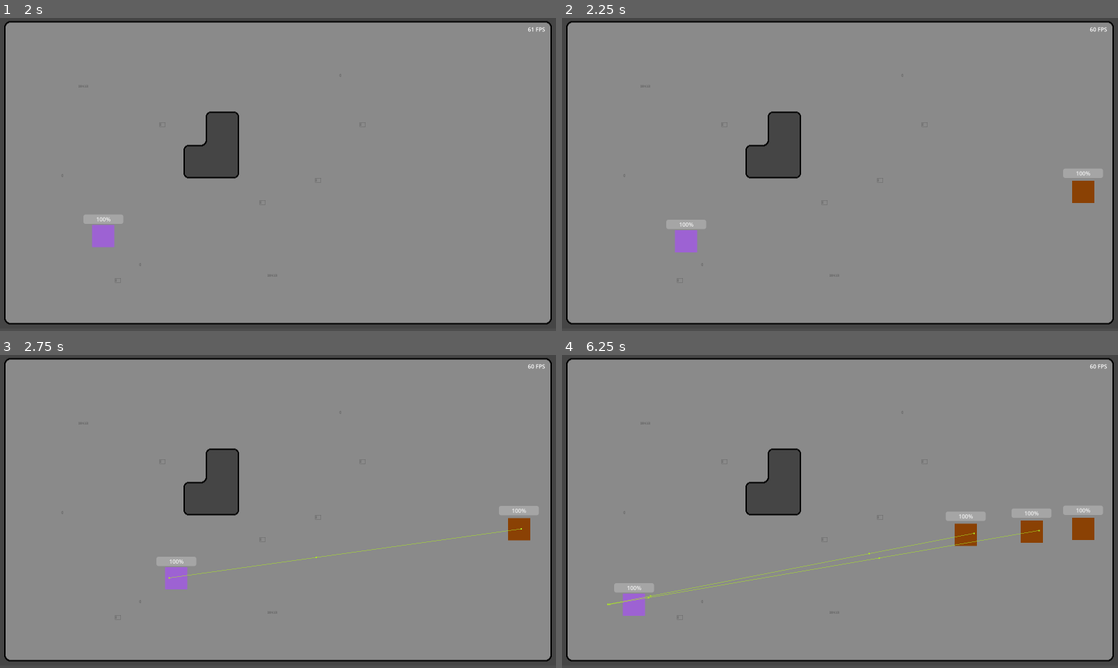
Above: before the commit, frames 1-4 (two rows, left to right).
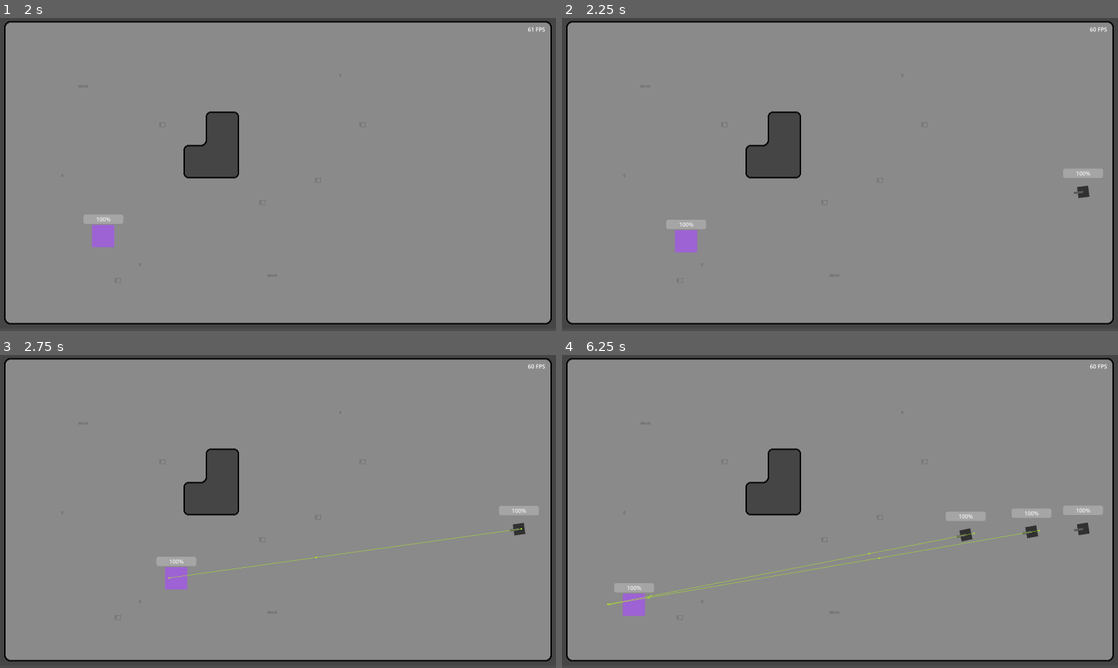
Above: after the commit, the same moments.

Repository: MikeBeasterfeld/bezerk-godot
Game: Godot game, scene res://scene/gameboard.tscn
Same seed, same stepped clock (60 frames per second), same inputs: the game is played once before the commit and once after it.
Inputs:
- Up to frame 1 (2 s): tap Enter at 0.5 s; hold D (ui_right) 0.53-1.28 s; hold S (ui_down) from 1.28 s (still down)
- Up to frame 2 (2.25 s): release S (ui_down) at 2.03 s; hold D (ui_right) from 2.03 s (still down)
- Up to frame 3 (2.75 s): keep holding D (ui_right)
- Up to frame 4 (6.25 s): release D (ui_right) at 2.78 s; hold W (ui_up) 2.78-3.53 s; hold A (ui_left) 3.53-5.03 s; hold S (ui_down) 5.03-5.78 s; hold D (ui_right) from 5.78 s (still down)

Frame 1 is identical in both runs. In frame 2, 0.3% of the frame differs, in the area x 91-96%, y 52-60%; in frame 3, 0.3%; in frame 4, 0.9%, in the area x 70-96%, y 52-62%.

Commit message:
Make enemies look at player and shoot from end of a barrel

Diff:
--- a/scene/enemy.tscn
+++ b/scene/enemy.tscn
@@ -3,8 +3,8 @@
 [ext_resource type="Script" path="res://script/enemy.gd" id="1_l6mgh"]
 [ext_resource type="PackedScene" uid="uid://c5qbwvl224ckh" path="res://scene/health_bar.tscn" id="2_ymrg5"]
 
-[sub_resource type="RectangleShape2D" id="RectangleShape2D_eawng"]
-size = Vector2(64, 64)
+[sub_resource type="RectangleShape2D" id="RectangleShape2D_2yiwj"]
+size = Vector2(32, 32)
 
 [node name="Enemy" type="CharacterBody2D"]
 collision_layer = 4
@@ -13,14 +13,7 @@
 speed = 95
 
 [node name="CollisionShape2D" type="CollisionShape2D" parent="."]
-shape = SubResource("RectangleShape2D_eawng")
-
-[node name="ColorRect" type="ColorRect" parent="."]
-offset_left = -32.0
-offset_top = -32.0
-offset_right = 32.0
-offset_bottom = 32.0
-color = Color(0.541176, 0.254902, 0.0156863, 1)
+shape = SubResource("RectangleShape2D_2yiwj")
 
 [node name="NavUpdateTimer" type="Timer" parent="."]
 wait_time = 0.663
@@ -38,5 +31,23 @@
 wait_time = 5.0
 autostart = true
 
+[node name="Turrent" type="Node2D" parent="."]
+
+[node name="ColorRect" type="ColorRect" parent="Turrent"]
+offset_left = -16.0
+offset_top = -16.0
+offset_right = 16.0
+offset_bottom = 16.0
+color = Color(0.192157, 0.192157, 0.192157, 1)
+
+[node name="ColorRect2" type="ColorRect" parent="Turrent"]
+offset_top = -3.0
+offset_right = 27.0
+offset_bottom = 3.0
+color = Color(0.34902, 0.34902, 0.34902, 1)
+
+[node name="ProjectileSource" type="Node2D" parent="Turrent"]
+position = Vector2(27, 0)
+
 [connection signal="timeout" from="NavUpdateTimer" to="." method="_on_nav_update_timer_timeout"]
 [connection signal="timeout" from="ShootingTimer" to="." method="_on_shooting_timer_timeout"]
--- a/script/enemy.gd
+++ b/script/enemy.gd
@@ -8,15 +8,19 @@
 @onready var bullet_scene = load("res://scene/bullet.tscn")
 @onready var navigation_agent_2d: NavigationAgent2D = $NavigationAgent2D
 @onready var health_bar: MTDBar = $HealthBar
+@onready var turrent: Node2D = $Turrent
+@onready var projectile_source: Node2D = $Turrent/ProjectileSource
+
 
 func _ready() -> void:
 	health_bar.set_by_current_and_max(health, max_health)
 
 func _physics_process(delta: float) -> void:
 	var direction = to_local(navigation_agent_2d.get_next_path_position()).normalized()
+	var movement = speed * direction * delta
 
-	var movement = speed * direction * delta
 	move_and_collide(movement)
+	turrent.look_at(target.position)
 
 func _on_nav_update_timer_timeout() -> void:
 	navigation_agent_2d.target_position = target.global_position
@@ -36,6 +40,6 @@
 
 	var instance : MTDProjectile = bullet_scene.instantiate()
 	instance.set_enemy_projectile()
-	instance.position = position
+	instance.position = projectile_source.global_position
 	instance.direction = direction
 	get_tree().root.add_child(instance)
